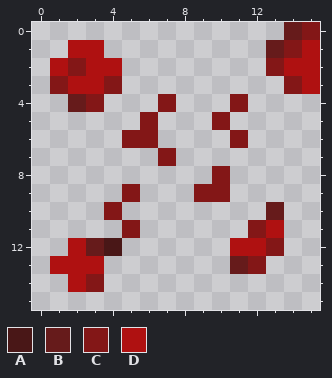
Two states of a pixel-art sprite, src/main/resources/assets/sanguinaire/textures/particle/blood_trail_2.png. Above is the file before it was changed.
The file is 16x16 pixels. Colours within 5 levels of each other are drawn and written as one.
Palette (. is transparent): A #491717  B #661b1b  C #831717  D #af1111
Pixels before, first column x 1:
 0 .............BC
 1 .DD.........BCD
 2 DCDD........CDD
 3 CDDC.........CD
 4 .BC...C...C....
 5 .....C...C.....
 6 ....CC....C....
 7 ......C........
 8 .........C.....
 9 ....C...CC.....
10 ...C........B..
11 ....C......CD..
12 .DBA......DDC..
13 DDD.......BC...
14 .DC............
New version:
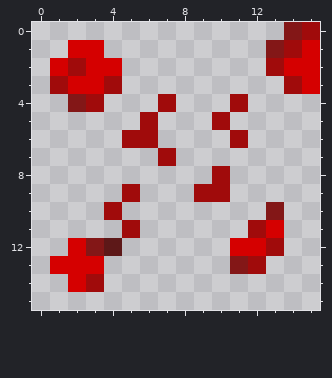
From old to new:
colour A: #491717 -> #5d1818
colour B: #661b1b -> #831717
colour C: #831717 -> #a00b0b
colour D: #af1111 -> #d50000
